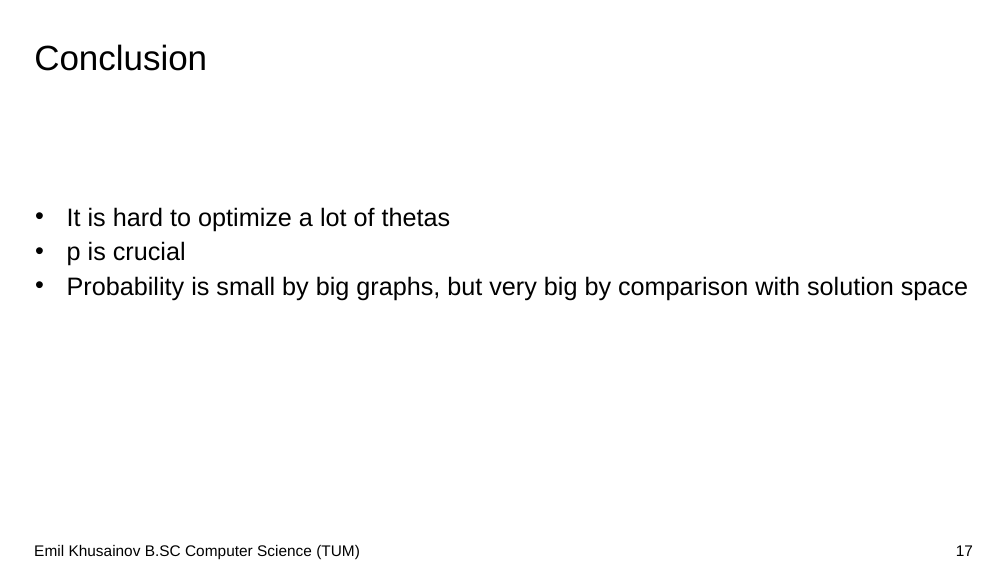
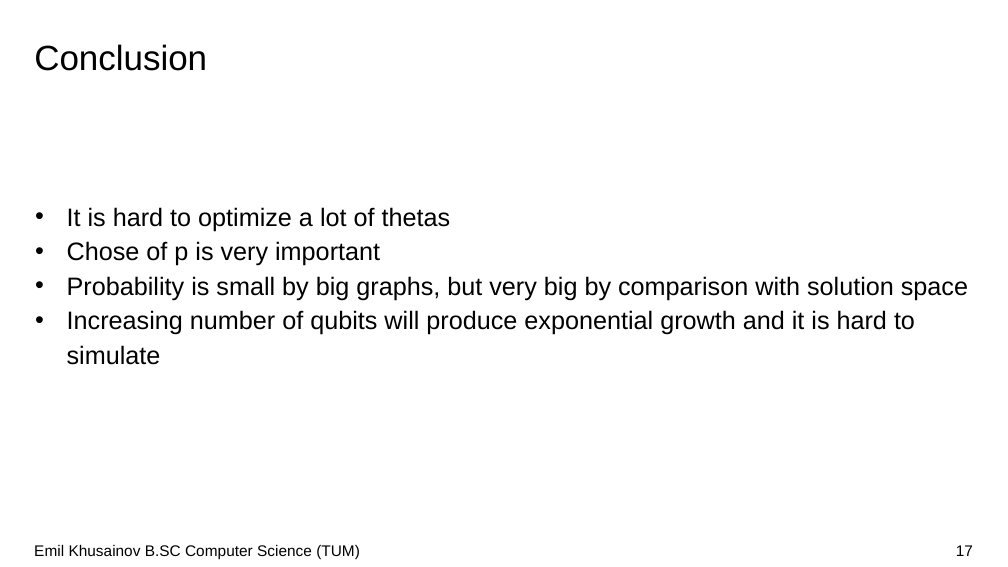
Before and after one commit to emilkanic0909/MaxCutQuiskitSeminar, a slide deck: slide 17 of Khuisainov MaxCut Presentation.pptx. Drawn at 1008x567 pixels with LibreOffice and Linux fonts; fonts in the diff are those of the drawing; background and template pictures are left out. Boxes give left, top, right and bottom in pixels: in the first picture for what was removed or moved away, otherwise in the second. Text is boxed around its words. In the diff, an @@ line names an element or a change of style, - is before the commit and + after.

```diff
--- a/Khuisainov MaxCut Presentation.pptx
+++ b/Khuisainov MaxCut Presentation.pptx
@@ text at bbox=[67, 241, 380, 266]: text changed @@
-• p is crucial
+• Chose of p is very important
@@ text at bbox=[67, 310, 915, 365]: paragraph added @@
+• Increasing number of qubits will produce exponential growth and it is hard to simulate
```
Also in this commit, not shown: 4 other slides changed, 1 slide added, 2 other files.
